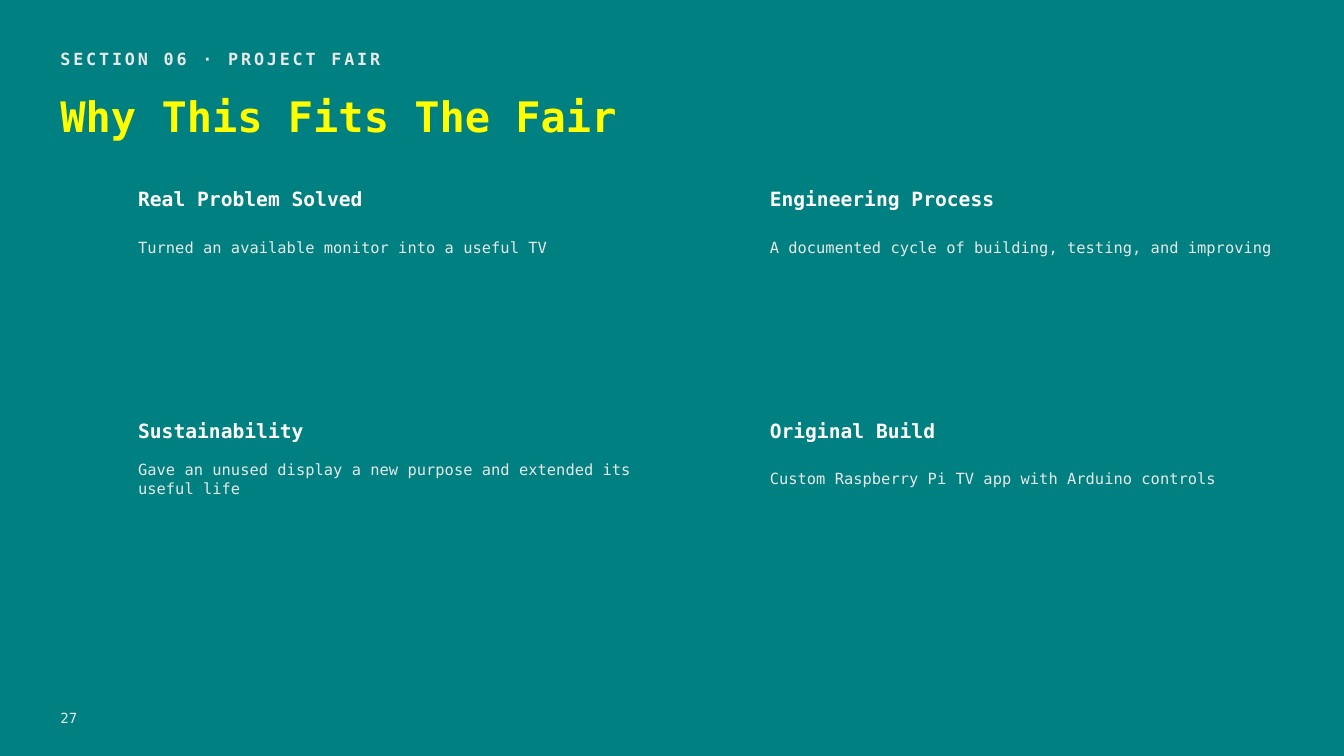
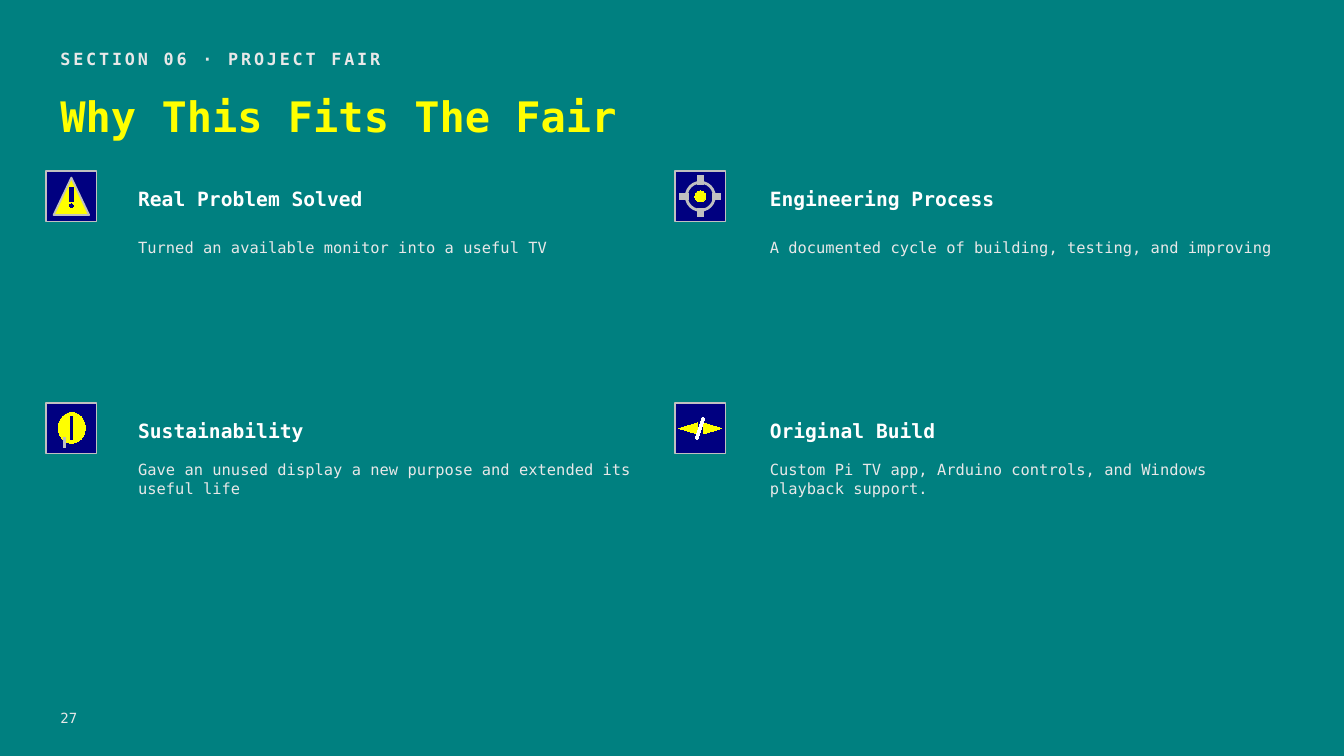
Before and after one commit to HaidarAli147/retro-tv, a slide deck: slide 27 of pptx_work/Retro-TV-Project-Fair-Deck.pptx. Drawn at 1344x756 pixels with LibreOffice and Linux fonts; fonts in the diff are those of the drawing. Boxes give left, top, right and bottom in pixels: in the first picture for what was removed or moved away, otherwise in the second. Text is boxed around its words. In the diff, an @@ line names an element or a change of style, - is before the commit and + after.

```diff
--- a/pptx_work/Retro-TV-Project-Fair-Deck.pptx
+++ b/pptx_work/Retro-TV-Project-Fair-Deck.pptx
@@ rectangle added at (46, 171, 97, 222), fill #000080, outline #C0C0C0 1.33 pt @@
@@ triangle added at (53, 177, 89, 215), fill #FFFF00, outline #C0C0C0 1.33 pt @@
@@ rectangle added at (676, 171, 726, 222), fill #000080, outline #C0C0C0 1.33 pt @@
@@ rectangle added at (698, 175, 704, 184), fill #C0C0C0, outline #C0C0C0 0 pt @@
@@ rectangle added at (70, 188, 74, 202), fill #000080, outline #000080 0 pt @@
@@ ellipse added at (70, 204, 74, 208), fill #000080, outline #000080 0 pt @@
@@ rectangle added at (680, 194, 688, 200), fill #C0C0C0, outline #C0C0C0 0 pt @@
@@ ellipse added at (687, 182, 715, 211), outline #C0C0C0 2 pt @@
@@ ellipse added at (695, 191, 706, 202), fill #FFFF00, outline #FFFF00 0 pt @@
@@ rectangle added at (698, 209, 704, 217), fill #C0C0C0, outline #C0C0C0 0 pt @@
@@ rectangle added at (713, 194, 721, 200), fill #C0C0C0, outline #C0C0C0 0 pt @@
@@ rectangle added at (46, 403, 97, 454), fill #000080, outline #C0C0C0 1.33 pt @@
@@ ellipse added at (58, 412, 86, 444), fill #FFFF00, outline #FFFF00 0 pt @@
@@ rectangle added at (71, 416, 73, 440), fill #000080, outline #000080 0 pt @@
@@ rectangle added at (676, 403, 726, 454), fill #000080, outline #C0C0C0 1.33 pt @@
@@ rectangle added at (695, 417, 705, 440), fill #FFFFFF, outline #FFFFFF 0 pt @@
@@ rectangle added at (63, 438, 66, 447), fill #C0C0C0, outline #C0C0C0 0 pt @@
@@ triangle added at (679, 423, 698, 435), fill #FFFF00, outline #FFFF00 0 pt @@
@@ triangle added at (703, 423, 722, 435), fill #FFFF00, outline #FFFF00 0 pt @@
@@ text at (770, 463, 1206, 498): text changed @@
-Custom Raspberry Pi TV app with Arduino controls
+Custom Pi TV app, Arduino controls, and Windows playback support.
```
Also in this commit, not shown: 13 other slides changed, 1 other file.
